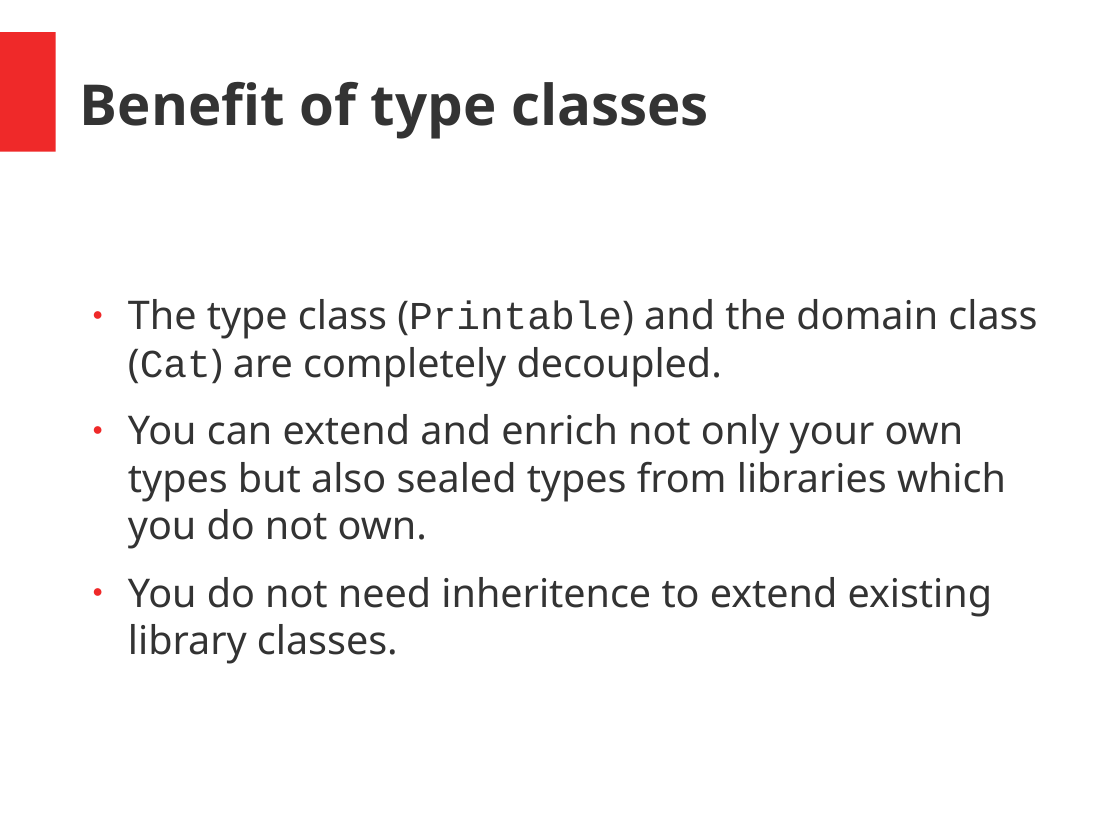
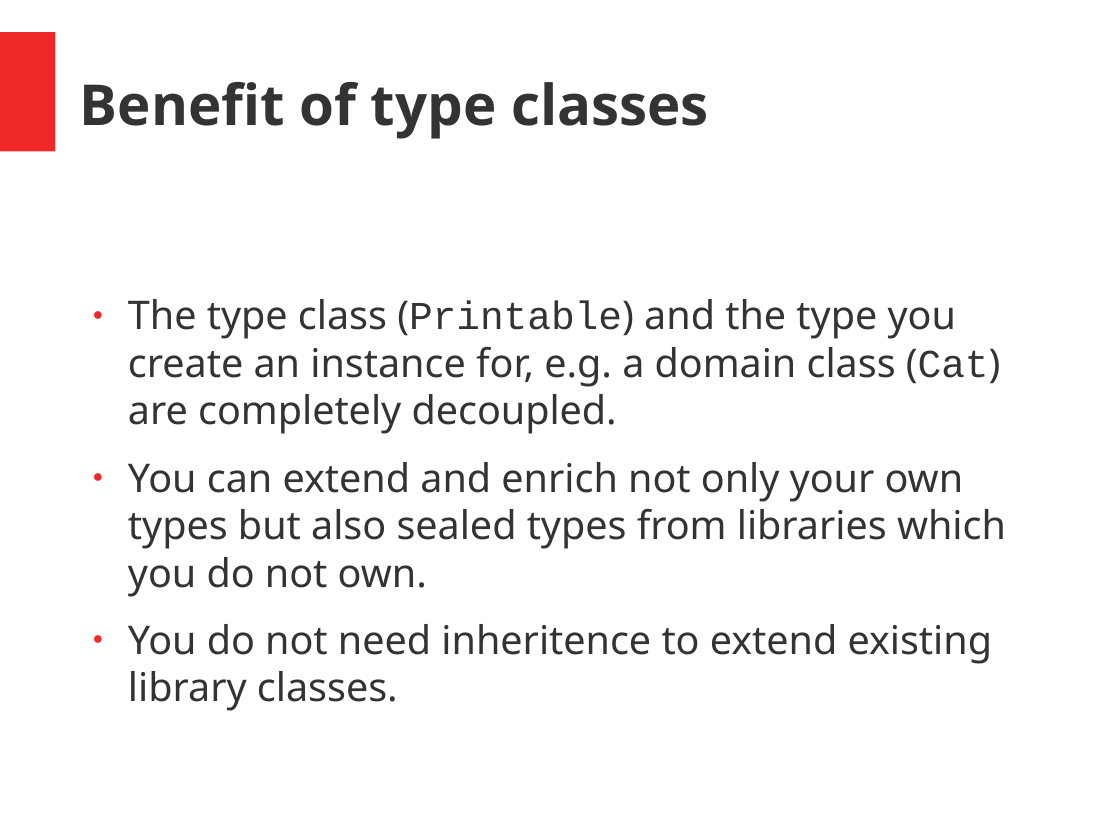
Before and after one commit to hermannhueck/typeclasses, a slide deck: slide 26 of Slides/TypeClasses.pptx (slide 20 before the commit). Drawn at 1120x840 pixels with LibreOffice and Linux fonts; fonts in the diff are those of the drawing. Boxes give left, top, right and bottom in pixels: in the first picture for what was removed or moved away, otherwise in the second. Text is boxed around its words. In the diff, an @@ line names an element or a change of style, - is before the commit and + after.

```diff
--- a/Slides/TypeClasses.pptx
+++ b/Slides/TypeClasses.pptx
@@ text at bbox=[128, 299, 1001, 434]: text changed @@
-● The type class (Printable) and the domain class (Cat) are completely decoupled.
+● The type class (Printable) and the type you create an instance for, e.g. a domain class (Cat) are completely decoupled.
```
Also in this commit, not shown: 19 other slides changed, 8 slides added, 1 other file.
